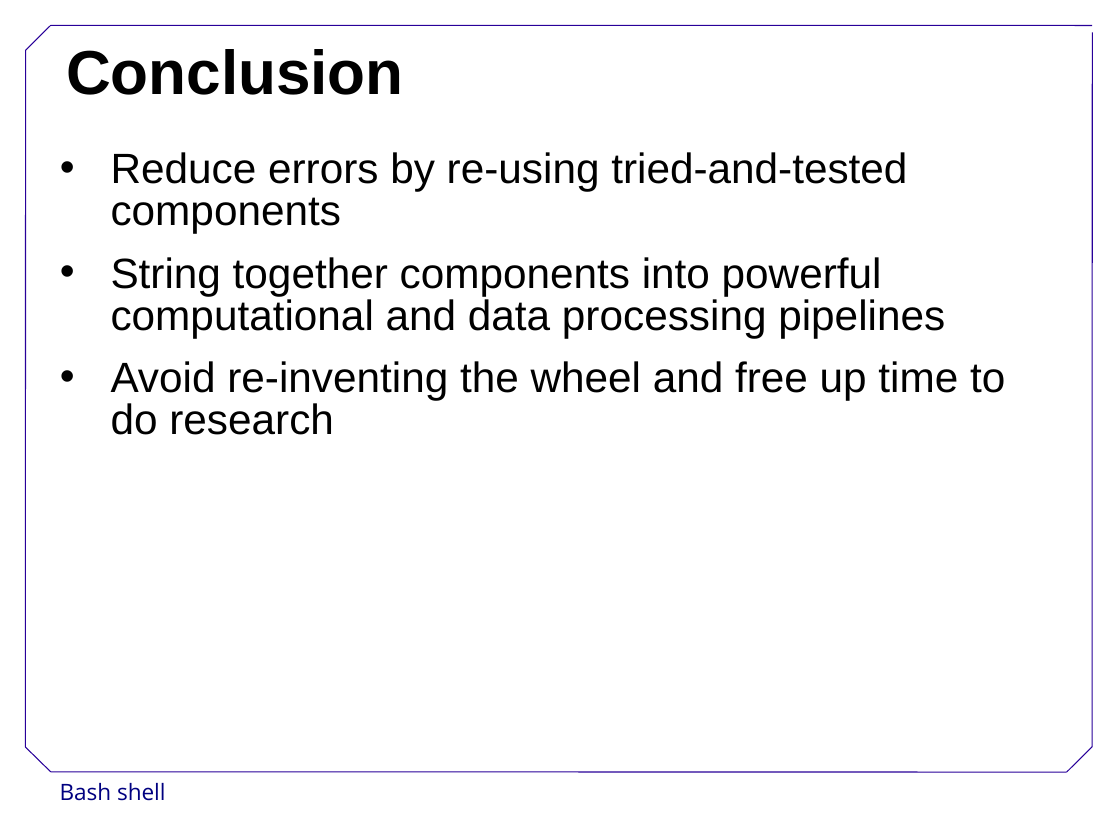
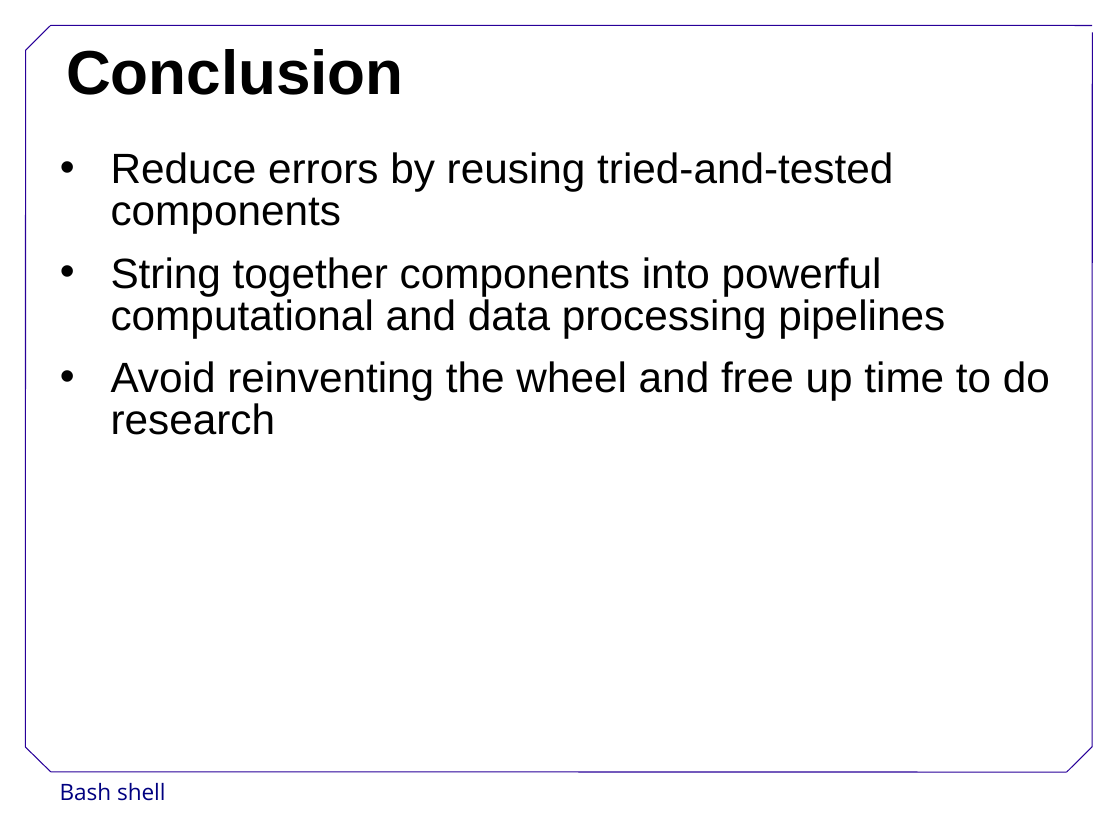
Before and after one commit to swcarpentry/DEPRECATED-boot-camps, a slide deck: slide 9 of BashShell.ppt. Drawn at 1120x840 pixels with LibreOffice and Linux fonts; fonts in the diff are those of the drawing; background and template pictures are left out. Boxes give left, top, right and bottom in pixels: in the first picture for what was removed or moved away, otherwise in the second. Text is boxed around its words. In the diff, an @@ line names an element or a change of style, - is before the commit and + after.

```diff
--- a/BashShell.ppt
+++ b/BashShell.ppt
@@ text at bbox=[111, 152, 893, 234]: text changed @@
-• Reduce errors by re-using tried-and-tested components
+• Reduce errors by reusing tried-and-tested components
@@ text at bbox=[111, 361, 1050, 435]: text changed @@
-• Avoid re-inventing the wheel and free up time to do research
+• Avoid reinventing the wheel and free up time to do research
```
Also in this commit, not shown: 3 other slides changed, 4 other files.
